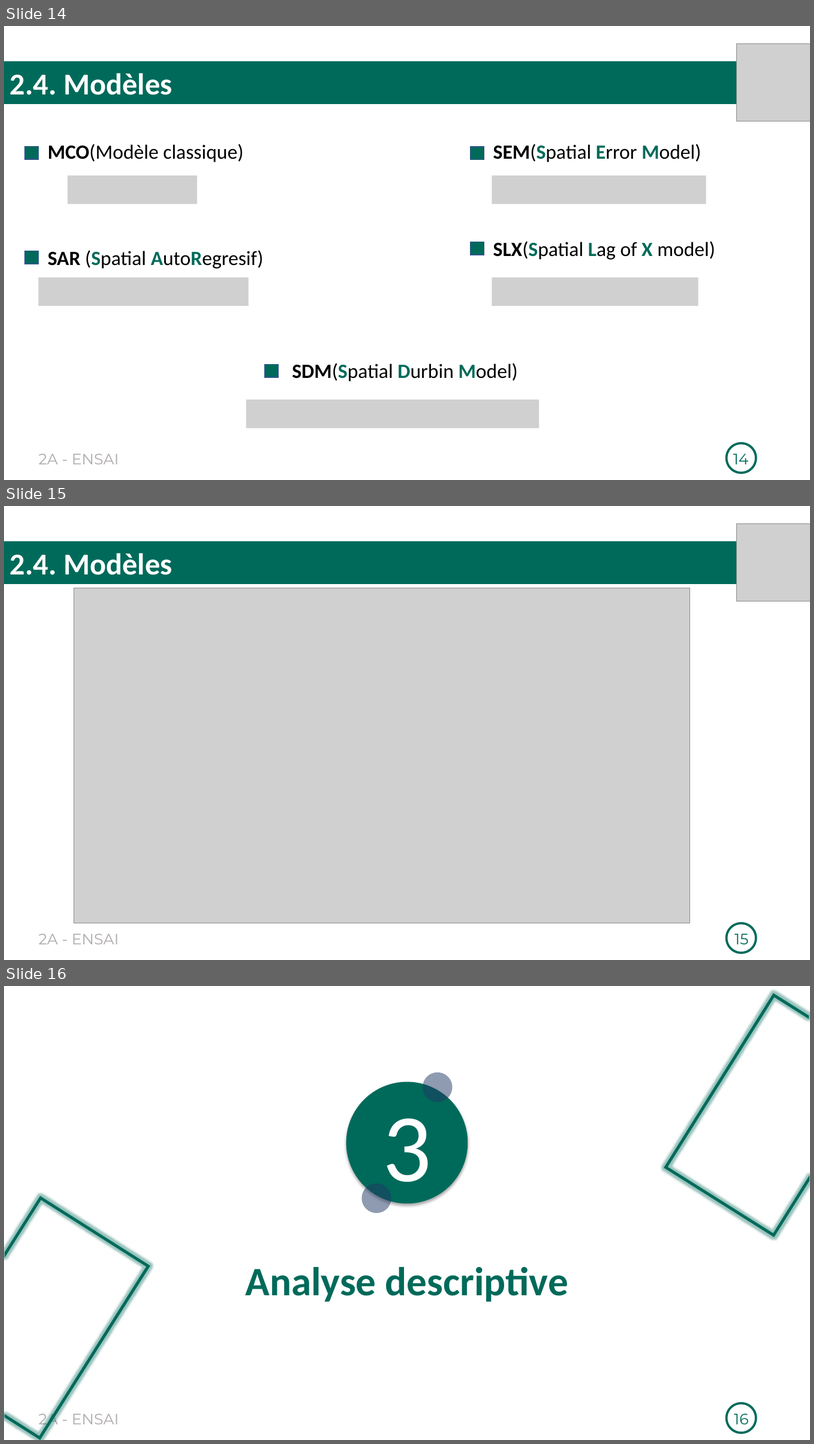
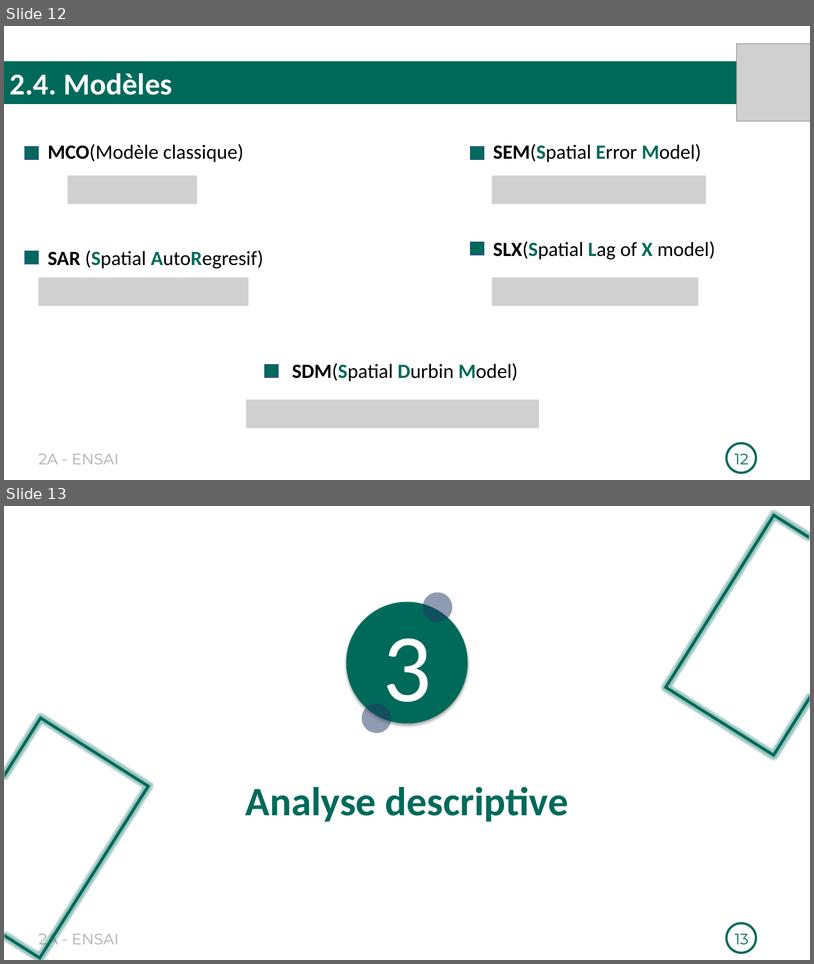
Before and after one commit to Richard-GOZAN/Projet-Stat-2A-Ensai, a slide deck: Présentation/Soutenance_Groupe25.pptx. Shown one above the other, each under a label of ours: slides 14, 15 and 16 before the commit, slides 12 and 13 after it. The pictures are 814x1444 and 814x964 pixels, drawn with LibreOffice and Linux fonts; fonts in the diff are those of the drawing; grey boxes stand for pictures. Boxes give left, top, right and bottom in pixels: in the first picture for what was removed or moved away, otherwise in the second. Text is boxed around its words. In the diff, an @@ line names an element or a change of style, - is before the commit and + after.

```diff
--- a/Présentation/Soutenance_Groupe25.pptx
+++ b/Présentation/Soutenance_Groupe25.pptx
@@ slide 15 removed at box(4, 506, 810, 960), background #FFFFFF; not listed: 2 template elements that a slide beside it also shows @@
@@ picture removed at box(737, 523, 810, 601) @@
@@ rectangle removed at box(4, 541, 810, 584) @@
-2.4. Modèles
@@ picture removed at box(74, 588, 690, 923) @@
@@ page number removed at box(735, 933, 749, 944) @@
-15
@@ what was slide 14 is now slide 12 @@
@@ page number at box(735, 453, 749, 464): text changed @@
-14
+12
@@ what was slide 16 is now slide 13 @@
@@ page number at box(735, 933, 749, 944): text changed @@
-16
+13
```
Also in this commit, not shown: 8 slides changed, 2 other slides removed.
